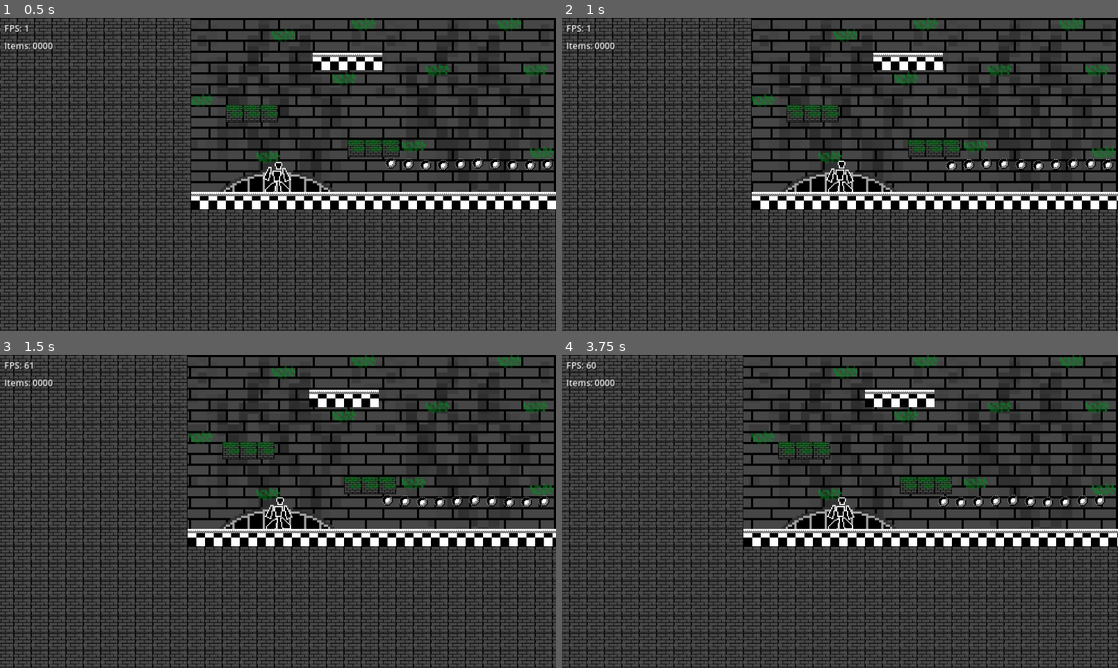
Above: before the commit, frames 1-4 (two rows, left to right).
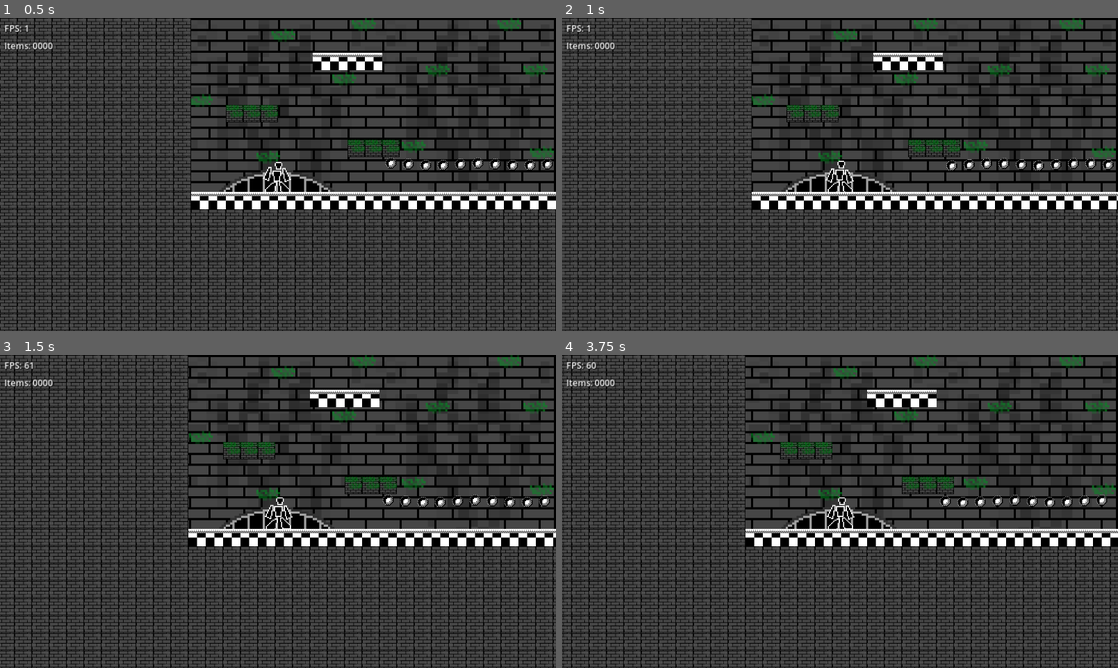
Above: after the commit, the same moments.

Repository: marcosquadross/OPT100---Dev-Jogos
Game: Godot game, scene res://level1.tscn
Same seed, same stepped clock (60 frames per second), same inputs: the game is played once before the commit and once after it.
Inputs (mouse positions are in pixels of both pictures, inside the frame that each line leads up to):
- Up to frame 1 (0.5 s): no input
- Up to frame 2 (1 s): move the mouse to (962, 158) at 0.52 s; hold Right (ui_right) from 0.53 s (still down); tap Space (jump) at 0.6, 0.77 s
- Up to frame 3 (1.5 s): keep holding Right (ui_right); tap Space (jump) at 1.07, 1.35 s; move the mouse to (166, 527) at 1.27 s
- Up to frame 4 (3.75 s): tap Space (jump) at 1.52, 1.82, 2.1, 2.85, 3.02, 3.32, 3.6 s; move the mouse to (895, 442) at 2.02 s; release Right (ui_right) at 2.03 s; hold Left (ui_left) 2.03-2.78 s; move the mouse to (812, 574) at 2.77 s; hold Right (ui_right) from 2.78 s (still down); move the mouse to (1006, 558) at 3.52 s

Frame 1 is identical in both runs. In frame 2, 5.3% of the frame differs, in the area x 0-100%, y 0-100%; in frame 3, 10%; in frame 4, 15%.

Commit message:
some changes ;)

Diff:
--- a/Projeto/player_bot/player_bot.gd
+++ b/Projeto/player_bot/player_bot.gd
@@ -7,6 +7,7 @@
 const JUMP_VELOCITY: float = -1400
 const JUMP_VELOCITY_MIN: float = JUMP_VELOCITY/3
 const MAX_JUMP_HOLD: int = 2000
+const DOUBLE_JUMP_FORCE: int = 500
 
 @onready var _animated_sprite: AnimatedSprite2D = $AnimatedSprite2D
 var jump_time: float = 0
@@ -15,6 +16,7 @@
 var _is_double_jump: bool = false
 var _start_posisition: Vector2
 var _last_checkpoint = 1
+var double_jump_power_up: bool = true
 
 func _ready():
 	_start_posisition = position;
@@ -32,16 +34,22 @@
 	if Input.is_action_just_pressed("jump"):
 		jump_time = Time.get_ticks_msec()
 	if Input.is_action_just_released("jump"):
-		if is_on_floor() or not _is_double_jump:
+		if is_on_floor() or (not _is_double_jump and double_jump_power_up):
 			var time_now = Time.get_ticks_msec() - jump_time
 			var jump_force = min(time_now, MAX_JUMP_HOLD)
+			if(not is_on_floor() and jump_force > MAX_JUMP_HOLD):
+				jump_force = MAX_JUMP_HOLD
 			jump_force = jump_force/MAX_JUMP_HOLD
 
 			if jump_force >= 0.7:
 				jump_force = 0.7
 			print(jump_force)
-			velocity.y = JUMP_VELOCITY * jump_force
-			velocity.x = input * JUMP_VELOCITY_MIN * jump_force * -1
+			if(is_on_floor()):
+				velocity.y = JUMP_VELOCITY * jump_force
+				velocity.x = input * JUMP_VELOCITY_MIN * jump_force * -1
+			else:
+				velocity.y = JUMP_VELOCITY * 0.5
+				velocity.x = input * JUMP_VELOCITY_MIN * jump_force * -1
 
 			print(jump_force)
 			if not is_on_floor():
@@ -60,8 +68,10 @@
 			velocity.x = move_toward(velocity.x, 0 * SPEED, ACCELERATION * delta)
 			_direction = sign(input)
 		else:
-			print(input)
-			velocity.x = move_toward(velocity.x, input * 250, ACCELERATION * delta)
+			#print(input)
+			if(velocity.y <= 0):
+				velocity.x = move_toward(velocity.x, input * 250, ACCELERATION * delta * 2)
+
 			_direction = sign(input)
 	else:
 		velocity.x = move_toward(velocity.x, 0, FRICTION * delta)
